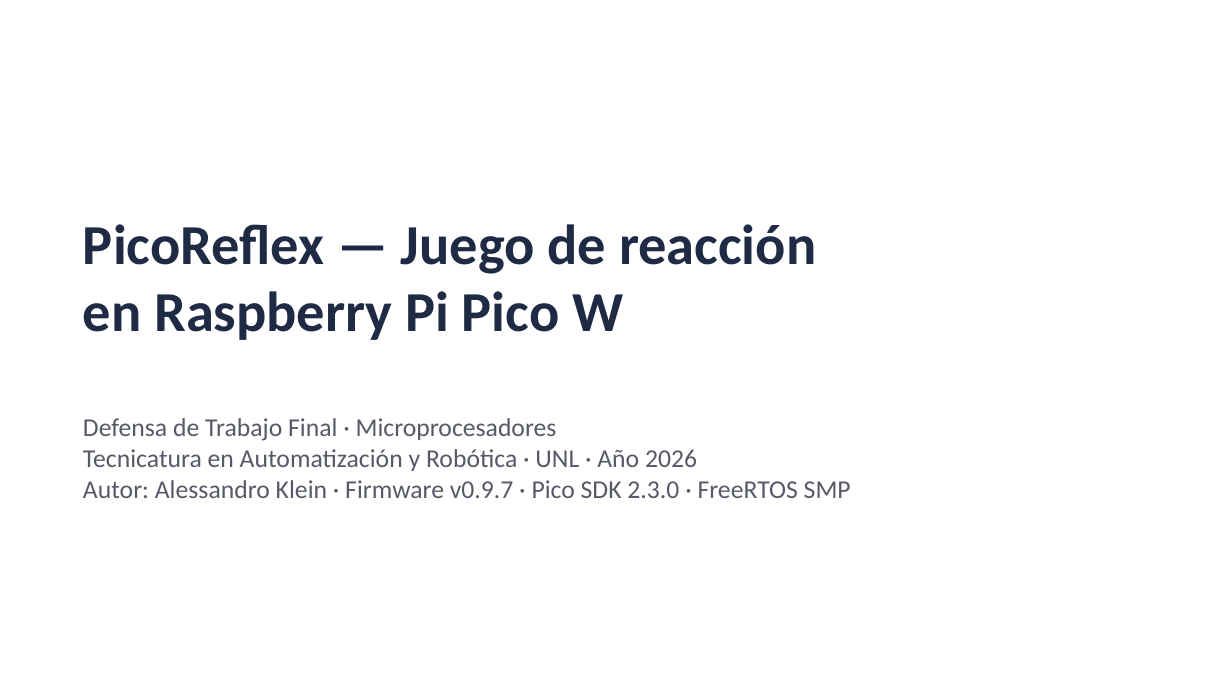
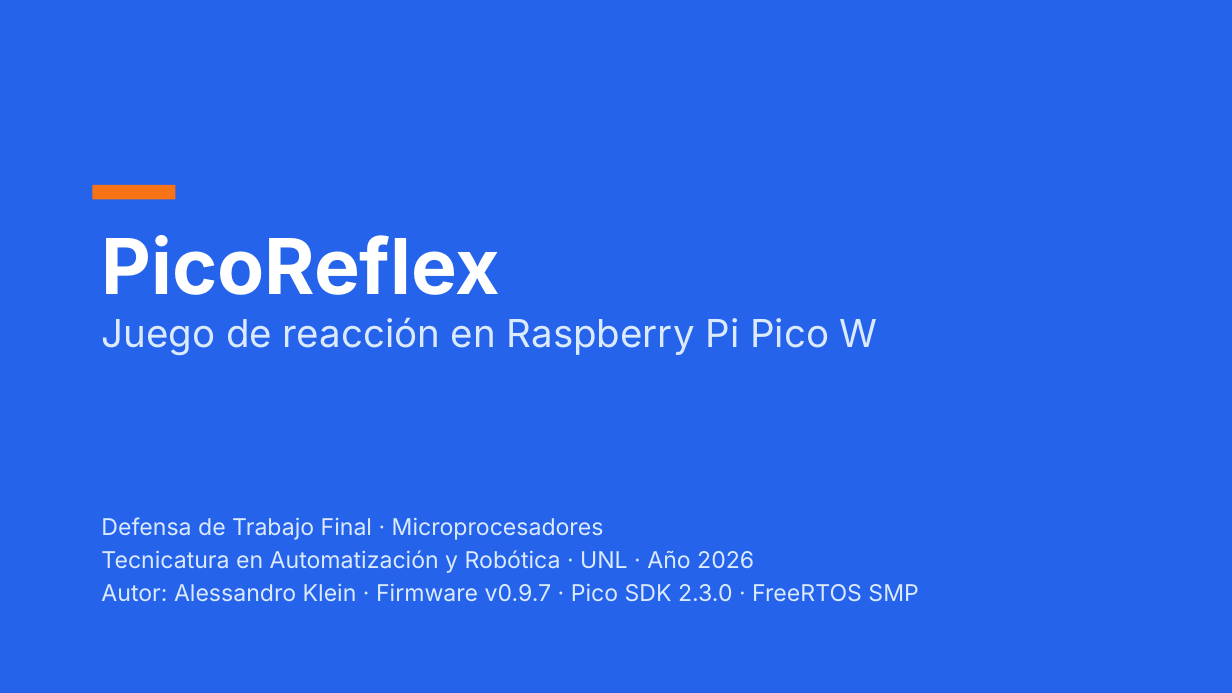
Before and after one commit to AlessandroKlein/PicoReflex, a slide deck: slide 1 of Presentacion_Defensa_PicoReflex.pptx. Drawn at 1232x693 pixels with LibreOffice and Linux fonts; fonts in the diff are those of the drawing. Boxes give left, top, right and bottom in pixels: in the first picture for what was removed or moved away, otherwise in the second. Text is boxed around its words. In the diff, an @@ line names an element or a change of style, - is before the commit and + after.

Commit message:
docs(defensa): rediseño Swiss Modernism 2.0 + diagramas en la presentación

```diff
--- a/Presentacion_Defensa_PicoReflex.pptx
+++ b/Presentacion_Defensa_PicoReflex.pptx
@@ background #FFFFFF to #2563EB @@
@@ rectangle added at (92, 185, 176, 200), fill #F97316 @@
@@ text at (101, 235, 878, 356): text changed; size 44 to 30 pt; font Calibri to Inter; text colour #1F2A44 to #DBEAFE; bold off @@
-PicoReflex — Juego de reacción
-en Raspberry Pi Pico W
+PicoReflex
+Juego de reacción en Raspberry Pi Pico W
@@ text "Defensa de Trabajo Final · ...": place and size @@
-text "Defensa de Trabajo Final · ..." at (83, 418, 851, 498)
+text "Defensa de Trabajo Final · ..." at (101, 517, 918, 602)
@@ text "Defensa de Trabajo Final · ..." at (101, 517, 918, 602): size 20 to 18 pt, font Calibri to Inter, text colour #555A66 to #DBEAFE; more space between paragraphs @@
```
Also in this commit, not shown: 11 other slides changed, 2 other files.
